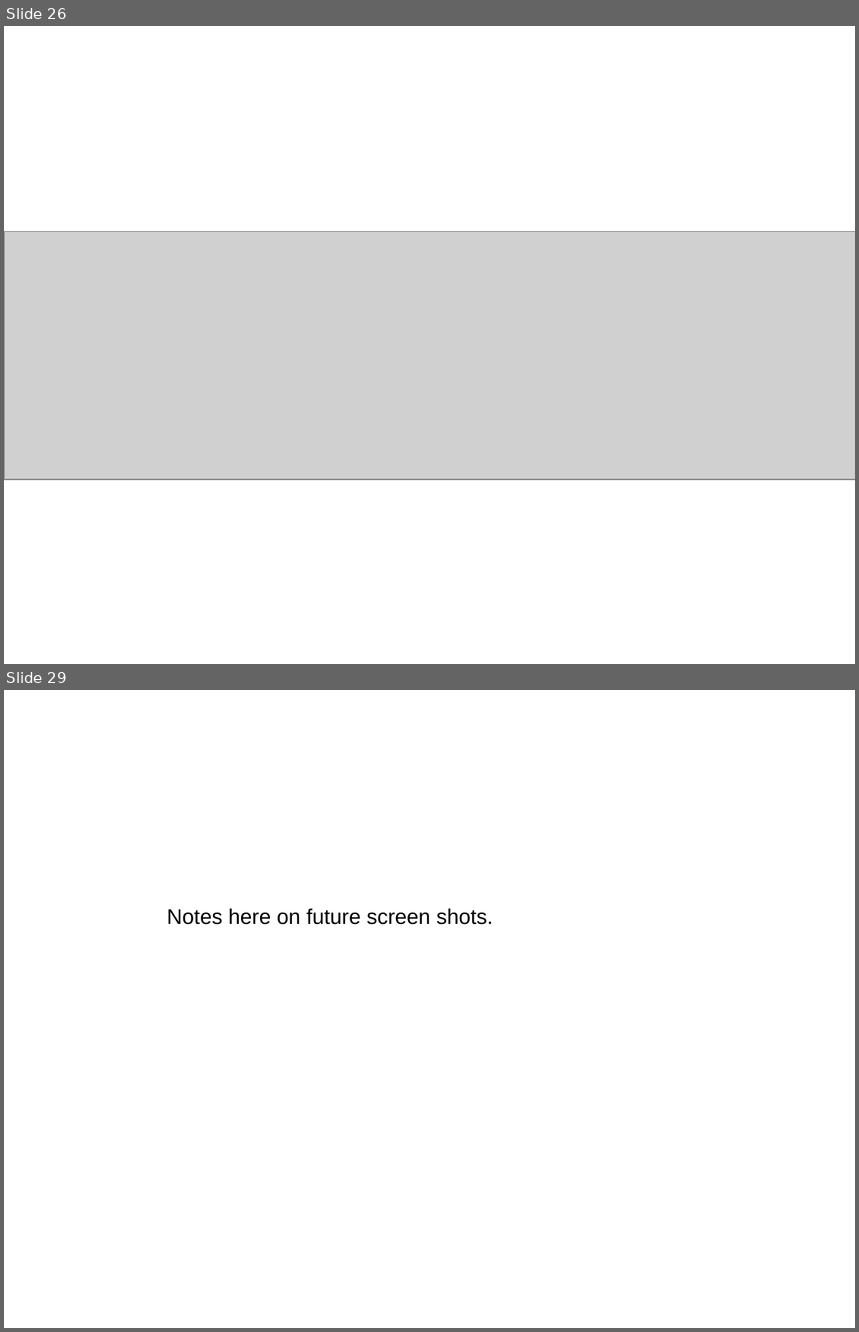
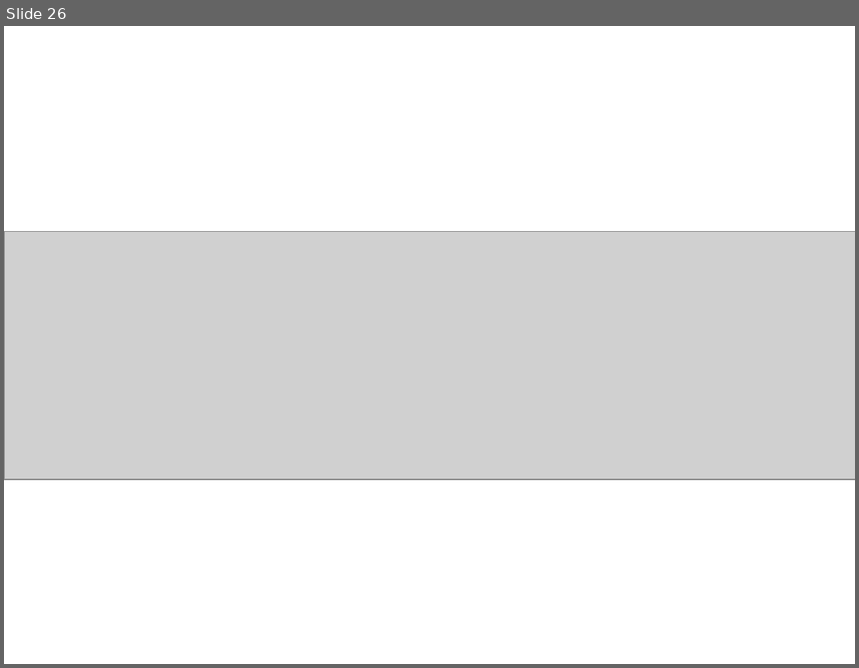
Before and after one commit to skipcole/opensimplatform, a slide deck: osp_arch_docs/instructor_vid/USIP_OSP_Facilitator_Training.ppt. Shown one above the other, each under a label of ours: slides 26 and 29 before the commit, slide 26 after it; the slides between them are not shown. The pictures are 859x1332 and 859x668 pixels, drawn with LibreOffice and Linux fonts; fonts in the diff are those of the drawing; grey boxes stand for pictures. Boxes give left, top, right and bottom in pixels: in the first picture for what was removed or moved away, otherwise in the second. Text is boxed around its words. In the diff, an @@ line names an element or a change of style, - is before the commit and + after.

```diff
--- a/osp_arch_docs/instructor_vid/USIP_OSP_Facilitator_Training.ppt
+++ b/osp_arch_docs/instructor_vid/USIP_OSP_Facilitator_Training.ppt
@@ slide 29 removed at (4, 690, 855, 1328), background #FFFFFF @@
@@ text removed at (167, 908, 493, 925) @@
-Notes here on future screen shots.
```
Also in this commit, not shown: 17 slides added, 15 other slides removed, 10 other files.
